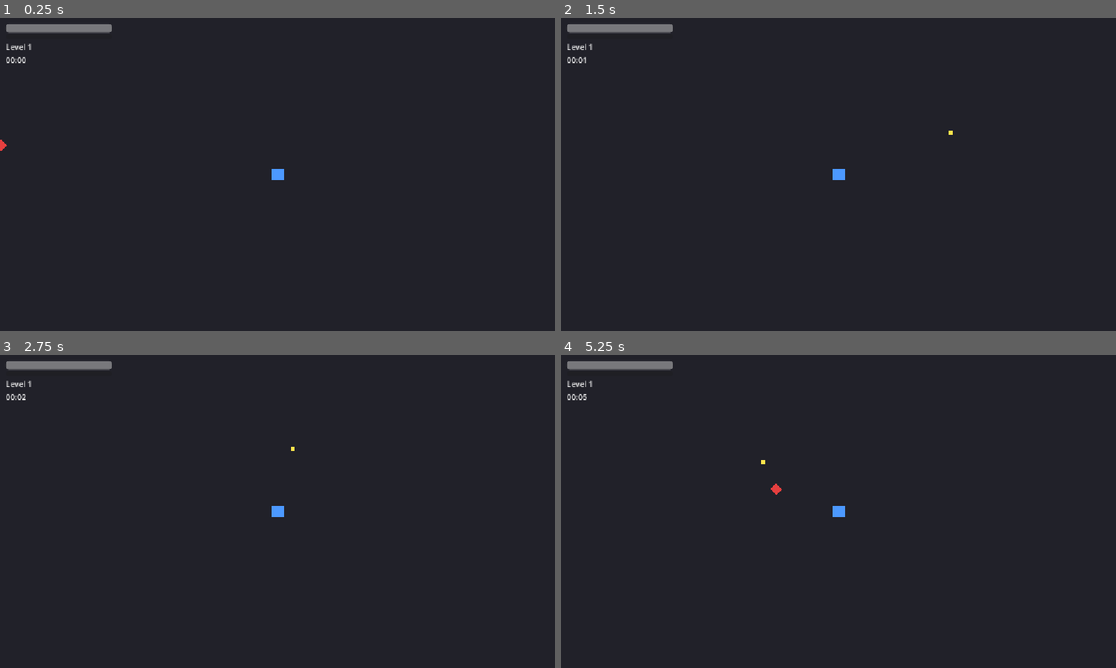
Above: before the commit, frames 1-4 (two rows, left to right).
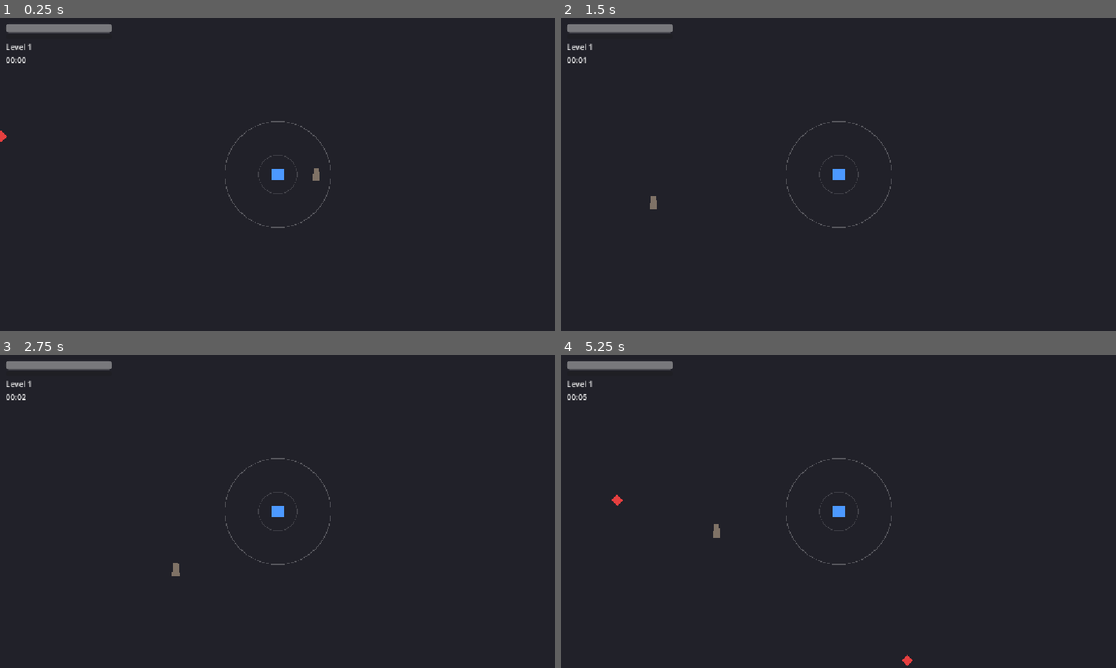
Above: after the commit, the same moments.

Repository: jmalcolmo/totem
Game: Godot game, scene res://scenes/main.tscn
Two runs of this game, one before a commit and one after it. Both use one fixed random seed, a clock stepped at 60 frames per second and the inputs below.
Inputs (mouse positions are in pixels of both pictures, inside the frame that each line leads up to):
- Up to frame 1 (0.25 s): no input
- Up to frame 2 (1.5 s): tap Enter at 0.5 s; move the mouse to (960, 158) at 0.52 s; hold D (move_right, bound only before the commit) 0.53-1.28 s; click (960, 158) at 0.6 s; tap Space at 1.25 s; move the mouse to (727, 190) at 1.27 s; hold S (move_down, bound only before the commit) from 1.28 s (still down); click (727, 190) at 1.35 s
- Up to frame 3 (2.75 s): move the mouse to (333, 442) at 2.02 s; release S (move_down, bound only before the commit) at 2.03 s; hold D (move_right, bound only before the commit) from 2.03 s (still down); click (333, 442) at 2.1 s
- Up to frame 4 (5.25 s): move the mouse to (810, 574) at 2.77 s; release D (move_right, bound only before the commit) at 2.78 s; hold W (move_up, bound only before the commit) 2.78-3.53 s; click (810, 574) at 2.85 s; move the mouse to (1005, 558) at 3.52 s; hold A (move_left, bound only before the commit) 3.53-5.03 s; click (1005, 558) at 3.6 s; move the mouse to (672, 464) at 4.27 s; click (672, 464) at 4.35 s; move the mouse to (866, 511) at 5.02 s; hold S (move_down, bound only before the commit) from 5.03 s (still down); click (866, 511) at 5.1 s

The runs differ from the first frame. In frame 1, 0.3% of the frame differs, in the area x 0-60%, y 32-68%; in frame 2, 0.2%; in frame 3, 0.2%; in frame 4, 0.4%, in the area x 9-64%, y 32-100%.

Commit message:
Replace free movement and auto-weapon with hop movement and totem combat
Hop movement (scripts/hop_movement.gd): aim distance from the player picks
idle / slow walk / hop via two concentric rings drawn around the player.
Hop distance scales with overshoot past the outer ring up to the move_speed
stat, direction locks at takeoff, and landings chain into the next hop with
no lag. Mouse and left-stick aim both supported (scripts/aim_input.gd).

Totem combat (scripts/totem.gd + scripts/totem_controller.gd): the totem is
the only damage source. Standing still in pickup range grabs it and starts
the charge-up — the player is locked and vulnerable while the aim arrow
grows. Releasing sends the totem flying and launches the player to the same
landing point. Placed totems autofire single-target shots at the nearest
enemy for 6 charges, then go inert until retrieved. attack_speed and
attack_damage stats now drive the totem; move_speed is max hop distance.

Base loop (spawning, HP, XP, leveling, upgrades) is unchanged. The old
weapon scene/script and WASD input actions are removed.

Co-Authored-By: Claude Fable 5 <noreply@anthropic.com>

Diff:
--- a/project.godot
+++ b/project.godot
@@ -14,7 +14,7 @@
 
 [application]
 
-config/name="jul3"
+config/name="totem"
 run/main_scene="res://scenes/main.tscn"
 config/features=PackedStringArray("4.7")
 
@@ -24,28 +24,10 @@
 
 [input]
 
-move_left={
+throw={
 "deadzone": 0.2,
-"events": [Object(InputEventKey,"resource_local_to_scene":false,"resource_name":"","device":-1,"window_id":0,"alt_pressed":false,"shift_pressed":false,"ctrl_pressed":false,"meta_pressed":false,"pressed":false,"keycode":0,"physical_keycode":65,"key_label":0,"unicode":97,"location":0,"echo":false,"script":null)
-, Object(InputEventKey,"resource_local_to_scene":false,"resource_name":"","device":-1,"window_id":0,"alt_pressed":false,"shift_pressed":false,"ctrl_pressed":false,"meta_pressed":false,"pressed":false,"keycode":4194319,"physical_keycode":0,"key_label":0,"unicode":0,"location":0,"echo":false,"script":null)
-]
-}
-move_right={
-"deadzone": 0.2,
-"events": [Object(InputEventKey,"resource_local_to_scene":false,"resource_name":"","device":-1,"window_id":0,"alt_pressed":false,"shift_pressed":false,"ctrl_pressed":false,"meta_pressed":false,"pressed":false,"keycode":0,"physical_keycode":68,"key_label":0,"unicode":100,"location":0,"echo":false,"script":null)
-, Object(InputEventKey,"resource_local_to_scene":false,"resource_name":"","device":-1,"window_id":0,"alt_pressed":false,"shift_pressed":false,"ctrl_pressed":false,"meta_pressed":false,"pressed":false,"keycode":4194321,"physical_keycode":0,"key_label":0,"unicode":0,"location":0,"echo":false,"script":null)
-]
-}
-move_up={
-"deadzone": 0.2,
-"events": [Object(InputEventKey,"resource_local_to_scene":false,"resource_name":"","device":-1,"window_id":0,"alt_pressed":false,"shift_pressed":false,"ctrl_pressed":false,"meta_pressed":false,"pressed":false,"keycode":0,"physical_keycode":87,"key_label":0,"unicode":119,"location":0,"echo":false,"script":null)
-, Object(InputEventKey,"resource_local_to_scene":false,"resource_name":"","device":-1,"window_id":0,"alt_pressed":false,"shift_pressed":false,"ctrl_pressed":false,"meta_pressed":false,"pressed":false,"keycode":4194320,"physical_keycode":0,"key_label":0,"unicode":0,"location":0,"echo":false,"script":null)
-]
-}
-move_down={
-"deadzone": 0.2,
-"events": [Object(InputEventKey,"resource_local_to_scene":false,"resource_name":"","device":-1,"window_id":0,"alt_pressed":false,"shift_pressed":false,"ctrl_pressed":false,"meta_pressed":false,"pressed":false,"keycode":0,"physical_keycode":83,"key_label":0,"unicode":115,"location":0,"echo":false,"script":null)
-, Object(InputEventKey,"resource_local_to_scene":false,"resource_name":"","device":-1,"window_id":0,"alt_pressed":false,"shift_pressed":false,"ctrl_pressed":false,"meta_pressed":false,"pressed":false,"keycode":4194322,"physical_keycode":0,"key_label":0,"unicode":0,"location":0,"echo":false,"script":null)
+"events": [Object(InputEventMouseButton,"resource_local_to_scene":false,"resource_name":"","device":-1,"window_id":0,"alt_pressed":false,"shift_pressed":false,"ctrl_pressed":false,"meta_pressed":false,"button_mask":0,"position":Vector2(0, 0),"global_position":Vector2(0, 0),"factor":1.0,"button_index":1,"canceled":false,"pressed":false,"double_click":false,"script":null)
+, Object(InputEventJoypadButton,"resource_local_to_scene":false,"resource_name":"","device":-1,"button_index":0,"pressure":0.0,"pressed":false,"script":null)
 ]
 }
 
--- a/scenes/main.tscn
+++ b/scenes/main.tscn
@@ -6,11 +6,15 @@
 [ext_resource type="PackedScene" path="res://scenes/enemy.tscn" id="4_enemy"]
 [ext_resource type="PackedScene" path="res://scenes/hud.tscn" id="5_hud"]
 [ext_resource type="PackedScene" path="res://scenes/upgrade_menu.tscn" id="6_upgrade_menu"]
+[ext_resource type="PackedScene" path="res://scenes/totem.tscn" id="7_totem"]
 
 [node name="Main" type="Node2D"]
 script = ExtResource("1_main")
 
 [node name="Player" parent="." instance=ExtResource("2_player")]
+
+[node name="Totem" parent="." instance=ExtResource("7_totem")]
+position = Vector2(80, 0)
 
 [node name="Projectiles" type="Node2D" parent="." groups=["projectile_container"]]
 
--- a/scenes/player.tscn
+++ b/scenes/player.tscn
@@ -1,7 +1,8 @@
-[gd_scene load_steps=4 format=3]
+[gd_scene load_steps=5 format=3]
 
 [ext_resource type="Script" path="res://scripts/player.gd" id="1_script"]
-[ext_resource type="PackedScene" path="res://scenes/weapon.tscn" id="2_weapon"]
+[ext_resource type="Script" path="res://scripts/hop_movement.gd" id="2_hop"]
+[ext_resource type="Script" path="res://scripts/totem_controller.gd" id="3_controller"]
 
 [sub_resource type="CircleShape2D" id="CircleShape2D_body"]
 radius = 12.0
@@ -19,6 +20,13 @@
 [node name="CollisionShape2D" type="CollisionShape2D" parent="."]
 shape = SubResource("CircleShape2D_body")
 
-[node name="Weapon" parent="." instance=ExtResource("2_weapon")]
+[node name="HopMovement" type="Node2D" parent="." node_paths=PackedStringArray("player")]
+script = ExtResource("2_hop")
+player = NodePath("..")
+
+[node name="TotemController" type="Node2D" parent="." node_paths=PackedStringArray("player", "hop_movement")]
+script = ExtResource("3_controller")
+player = NodePath("..")
+hop_movement = NodePath("../HopMovement")
 
 [node name="Camera2D" type="Camera2D" parent="."]
--- /dev/null
+++ b/scenes/totem.tscn
@@ -0,0 +1,19 @@
+[gd_scene load_steps=3 format=3]
+
+[ext_resource type="Script" path="res://scripts/totem.gd" id="1_script"]
+[ext_resource type="PackedScene" path="res://scenes/projectile.tscn" id="2_projectile"]
+
+[node name="Totem" type="Node2D"]
+script = ExtResource("1_script")
+projectile_scene = ExtResource("2_projectile")
+
+[node name="Visual" type="Polygon2D" parent="."]
+color = Color(0.95, 0.75, 0.2, 1)
+polygon = PackedVector2Array(-8, 14, 8, 14, 5, -14, -5, -14)
+
+[node name="ChargesLabel" type="Label" parent="."]
+offset_left = -20.0
+offset_top = -42.0
+offset_right = 20.0
+offset_bottom = -19.0
+horizontal_alignment = 1
--- a/scenes/weapon.tscn
+++ /dev/null
@@ -1,8 +0,0 @@
-[gd_scene load_steps=3 format=3]
-
-[ext_resource type="Script" path="res://scripts/weapon.gd" id="1_script"]
-[ext_resource type="PackedScene" path="res://scenes/projectile.tscn" id="2_projectile"]
-
-[node name="Weapon" type="Node2D"]
-script = ExtResource("1_script")
-projectile_scene = ExtResource("2_projectile")
--- /dev/null
+++ b/scripts/aim_input.gd
@@ -0,0 +1,28 @@
+class_name AimInput
+extends RefCounted
+
+## Shared cursor/stick aim reading for the hop and totem systems. A tilted
+## left stick acts as a virtual cursor offset from the player (full tilt =
+## STICK_RANGE_PX); otherwise the mouse cursor position is used.
+
+const STICK_DEVICE := 0
+const STICK_DEADZONE := 0.25
+## Full stick tilt maps to this many pixels of virtual cursor offset. Matches
+## the hop system's outer radius + max overshoot, so full tilt = max hop.
+const STICK_RANGE_PX := 310.0
+
+
+## Aim point as an offset in pixels from the given node (usually the player).
+static func aim_offset(from: Node2D) -> Vector2:
+	var stick := Vector2(
+		Input.get_joy_axis(STICK_DEVICE, JOY_AXIS_LEFT_X),
+		Input.get_joy_axis(STICK_DEVICE, JOY_AXIS_LEFT_Y)
+	)
+	if stick.length() > STICK_DEADZONE:
+		return stick.limit_length(1.0) * STICK_RANGE_PX
+	return from.get_global_mouse_position() - from.global_position
+
+
+static func aim_direction(from: Node2D) -> Vector2:
+	var offset := aim_offset(from)
+	return offset.normalized() if offset != Vector2.ZERO else Vector2.RIGHT
--- /dev/null
+++ b/scripts/hop_movement.gd
@@ -0,0 +1,99 @@
+class_name HopMovement
+extends Node2D
+
+## Hop-based movement driven by how far the aim point is from the player.
+## Aim inside the inner ring: stand still. Between the rings: capped slow
+## walk for fine adjustment. Past the outer ring: hop toward the aim, with
+## distance scaling by overshoot up to the move_speed stat. Direction locks
+## at takeoff and landing chains straight into the next hop (no landing lag).
+## No i-frames: the player can be hit mid-hop. Draws both rings for reference.
+## Combat only touches this system through launch_to().
+
+@export var player: Player
+
+@export var inner_radius := 40.0
+@export var outer_radius := 110.0
+## Aiming this many pixels past the outer ring gives the max-distance hop.
+@export var overshoot_for_max_hop := 200.0
+@export var min_hop_distance := 60.0
+@export var hop_duration := 0.35
+@export var walk_speed := 70.0
+## Matches Totem.flight_duration so player and totem land together on a throw.
+@export var launch_duration := 0.3
+
+enum State { GROUNDED, HOPPING, LAUNCHING }
+
+var _state := State.GROUNDED
+var _air_velocity := Vector2.ZERO
+var _air_time_left := 0.0
+
+
+func is_grounded() -> bool:
+	return _state == State.GROUNDED
+
+
+## True when standing still (grounded, not walking, not charge-locked by an
+## external system) — the state required to pick up the totem.
+func is_stationary() -> bool:
+	return _state == State.GROUNDED and player.velocity == Vector2.ZERO
+
+
+## Max hop distance in pixels; this is what the move speed stat now controls.
+func max_hop_distance() -> float:
+	return player.stats.move_speed
+
+
+## Throw launch: pulls the player to `point` alongside the flying totem.
+## Replaces a hop for that movement beat; no steering mid-flight.
+func launch_to(point: Vector2) -> void:
+	_state = State.LAUNCHING
+	_air_time_left = launch_duration
+	_air_velocity = (point - player.global_position) / launch_duration
+
+
+func _physics_process(delta: float) -> void:
+	match _state:
+		State.GROUNDED:
+			_process_grounded()
+		State.HOPPING, State.LAUNCHING:
+			_process_airborne(delta)
+			if _state == State.GROUNDED:
+				_process_grounded() # no landing lag: next hop can start this frame
+	queue_redraw()
+
+
+func _process_grounded() -> void:
+	if player.control_locked:
+		player.velocity = Vector2.ZERO
+		return
+	var aim := AimInput.aim_offset(player)
+	var aim_length := aim.length()
+	if aim_length <= inner_radius:
+		player.velocity = Vector2.ZERO
+	elif aim_length <= outer_radius:
+		player.velocity = aim.normalized() * walk_speed
+		player.move_and_slide()
+	else:
+		_start_hop(aim.normalized(), aim_length - outer_radius)
+
+
+func _start_hop(direction: Vector2, overshoot: float) -> void:
+	var t := clampf(overshoot / overshoot_for_max_hop, 0.0, 1.0)
+	var distance := lerpf(min_hop_distance, max_hop_distance(), t)
+	_state = State.HOPPING
+	_air_time_left = hop_duration
+	_air_velocity = direction * (distance / hop_duration)
+
+
+func _process_airborne(delta: float) -> void:
+	player.velocity = _air_velocity
+	player.move_and_slide()
+	_air_time_left -= delta
+	if _air_time_left <= 0.0:
+		_state = State.GROUNDED
+		player.velocity = Vector2.ZERO
+
+
+func _draw() -> void:
+	draw_arc(Vector2.ZERO, inner_radius, 0.0, TAU, 48, Color(1, 1, 1, 0.15), 1.5)
+	draw_arc(Vector2.ZERO, outer_radius, 0.0, TAU, 64, Color(1, 1, 1, 0.25), 1.5)
--- a/scripts/main.gd
+++ b/scripts/main.gd
@@ -10,6 +10,8 @@
 var _choosing := false
 
 @onready var player: Player = $Player
+@onready var totem: Totem = $Totem
+@onready var totem_controller: TotemController = $Player/TotemController
 @onready var spawner: EnemySpawner = $EnemySpawner
 @onready var pickups: Node2D = $Pickups
 @onready var hud: CanvasLayer = $HUD
@@ -19,6 +21,9 @@
 
 func _ready() -> void:
 	hud.setup(player)
+	totem.stats = player.stats
+	totem.enemy_container = $Enemies
+	totem_controller.totem = totem
 	player.leveled_up.connect(_on_player_leveled_up)
 	player.died.connect(_on_player_died)
 	spawner.enemy_spawned.connect(_on_enemy_spawned)
--- a/scripts/player.gd
+++ b/scripts/player.gd
@@ -1,5 +1,8 @@
 class_name Player
 extends CharacterBody2D
+
+## HP/XP/level owner. Movement lives in the HopMovement child node and all
+## damage output lives in the totem system — the player has no attack.
 
 signal health_changed(current: float, max_hp: float)
 signal xp_changed(xp: int, xp_required: int)
@@ -12,25 +15,22 @@
 var level: int = 1
 var xp: int = 0
 
+## Set by TotemController during the throw charge-up; HopMovement reads it and
+## holds the player in place. This is the game's only vulnerability window.
+var control_locked := false
+
 var _dead := false
-
-@onready var weapon: Weapon = $Weapon
 
 
 func _ready() -> void:
 	if stats == null:
 		stats = PlayerStats.new()
 	hp = stats.max_hp
-	weapon.stats = stats
 	health_changed.emit(hp, stats.max_hp)
 	xp_changed.emit(xp, xp_required())
 
 
 func _physics_process(delta: float) -> void:
-	var input_dir := Input.get_vector("move_left", "move_right", "move_up", "move_down")
-	velocity = input_dir * stats.move_speed
-	move_and_slide()
-
 	if stats.hp_regen > 0.0 and hp < stats.max_hp and not _dead:
 		hp = minf(hp + stats.hp_regen * delta, stats.max_hp)
 		health_changed.emit(hp, stats.max_hp)
--- a/scripts/player_stats.gd
+++ b/scripts/player_stats.gd
@@ -2,14 +2,17 @@
 extends Resource
 
 ## Mutable run-time stats for the player. Upgrades modify these directly;
-## systems (player, weapon) read them live so changes apply immediately.
+## systems (hop movement, totem) read them live so changes apply immediately.
 
-@export var move_speed: float = 220.0
+@export var move_speed: float = 220.0 # max hop distance in pixels
 @export var max_hp: float = 100.0
 @export var hp_regen: float = 0.0 # HP per second
 @export var armor: float = 0.0 # flat damage reduction per hit (min 1 damage taken)
-@export var attack_damage: float = 10.0
-@export var attack_speed: float = 1.25 # shots per second
+@export var attack_damage: float = 10.0 # totem damage per shot
+@export var attack_speed: float = 1.25 # totem shots per second
+## Max throw distance in pixels at full charge.
+## TODO: expose as an upgrade in UpgradePool when throw-distance augments land.
+@export var throw_distance: float = 320.0
 
 
 func attack_interval() -> float:
--- /dev/null
+++ b/scripts/totem.gd
@@ -0,0 +1,126 @@
+class_name Totem
+extends Node2D
+
+## The run's only damage source. Lifecycle: INERT (retrievable on the ground)
+## -> HELD (by the player, hidden, during charge-up) -> FLYING (to the throw
+## point) -> ACTIVE (autofires at the nearest enemy until charges run out)
+## -> INERT again at its landing spot. It never auto-recalls; the player must
+## come back for it. Single target only — AOE/chaining/multiple totems are
+## future augments and intentionally not supported here.
+
+@export var projectile_scene: PackedScene
+## Shots fired per placement before the totem goes inert.
+@export var max_charges := 6
+## The player must be stationary within this range (pixels) to pick it up.
+@export var pickup_range := 48.0
+## Matches HopMovement.launch_duration so player and totem land together.
+@export var flight_duration := 0.3
+
+enum State { INERT, HELD, FLYING, ACTIVE }
+
+## Set by Main. Fire rate and damage come from attack_speed / attack_damage.
+var stats: PlayerStats
+## Set by Main; searched for the nearest enemy when firing.
+var enemy_container: Node2D
+
+var state := State.INERT
+var charges := 0
+
+var _cooldown := 0.0
+var _fly_target := Vector2.ZERO
+var _fly_velocity := Vector2.ZERO
+var _fly_time_left := 0.0
+
+@onready var visual: Polygon2D = $Visual
+@onready var charges_label: Label = $ChargesLabel
+
+
+func _ready() -> void:
+	_update_appearance()
+
+
+func can_pick_up(body: Node2D) -> bool:
+	return state == State.INERT \
+		and body.global_position.distance_to(global_position) <= pickup_range
+
+
+func hold(holder: Node2D) -> void:
+	global_position = holder.global_position
+	state = State.HELD
+	_update_appearance()
+
+
+func fly_to(point: Vector2) -> void:
+	_fly_target = point
+	_fly_time_left = flight_duration
+	_fly_velocity = (point - global_position) / flight_duration
+	state = State.FLYING
+	_update_appearance()
+
+
+func _physics_process(delta: float) -> void:
+	match state:
+		State.FLYING:
+			global_position += _fly_velocity * delta
+			_fly_time_left -= delta
+			if _fly_time_left <= 0.0:
+				global_position = _fly_target
+				_activate()
+		State.ACTIVE:
+			_cooldown -= delta
+			if _cooldown <= 0.0:
+				_try_fire()
+
+
+func _activate() -> void:
+	state = State.ACTIVE
+	charges = max_charges
+	_cooldown = 0.0
+	_update_appearance()
+
+
+func _try_fire() -> void:
+	var target := _nearest_enemy()
+	if target == null:
+		return # no enemy yet — keep the charge and retry next frame
+
+	var projectile: Projectile = projectile_scene.instantiate()
+	var container := get_tree().get_first_node_in_group("projectile_container")
+	if container == null:
+		container = get_tree().current_scene
+	container.add_child(projectile)
+	projectile.global_position = global_position
+	projectile.direction = global_position.direction_to(target.global_position)
+	projectile.damage = stats.attack_damage
+
+	_cooldown = stats.attack_interval()
+	charges -= 1
+	if charges <= 0:
+		state = State.INERT
+	_update_appearance()
+
+
+func _nearest_enemy() -> Node2D:
+	var nearest: Node2D = null
+	var nearest_distance := INF
+	for child in enemy_container.get_children():
+		if child is Enemy:
+			var d: float = global_position.distance_squared_to(child.global_position)
+			if d < nearest_distance:
+				nearest_distance = d
+				nearest = child
+	return nearest
+
+
+func _update_appearance() -> void:
+	visible = state != State.HELD
+	match state:
+		State.INERT:
+			visual.color = Color(0.5, 0.45, 0.4)
+			charges_label.text = ""
+		State.FLYING:
+			visual.color = Color(0.95, 0.75, 0.2)
+			charges_label.text = ""
+		State.ACTIVE:
+			visual.color = Color(0.95, 0.75, 0.2)
+			charges_label.text = str(charges)
--- /dev/null
+++ b/scripts/totem_controller.gd
@@ -0,0 +1,74 @@
+class_name TotemController
+extends Node2D
+
+## Player-side half of the totem system. Picks the totem up automatically when
+## the player stands still inside its pickup range, then runs the charge-up:
+## the player is locked in place and fully vulnerable (the game's only
+## vulnerability window by design) while the aim arrow grows toward the cursor.
+## Pressing "throw" releases: the totem flies to the arrow tip and the player
+## is launched to the same landing point via HopMovement (its one contact
+## point with the movement system).
+
+@export var player: Player
+@export var hop_movement: HopMovement
+## Time for the aim arrow to grow from min to max throw distance.
+@export var charge_time_to_max := 1.2
+@export var min_throw_distance := 80.0
+
+## Set by Main.
+var totem: Totem
+
+var _charging := false
+var _charge_time := 0.0
+
+
+func _physics_process(delta: float) -> void:
+	if _charging:
+		_process_charge(delta)
+	else:
+		_try_pickup()
+	queue_redraw()
+
+
+func _try_pickup() -> void:
+	if totem == null or not hop_movement.is_stationary():
+		return
+	if totem.can_pick_up(player):
+		totem.hold(player)
+		player.control_locked = true
+		_charging = true
+		_charge_time = 0.0
+
+
+func _process_charge(delta: float) -> void:
+	_charge_time += delta
+	if Input.is_action_just_pressed("throw"):
+		_release()
+
+
+func throw_distance_now() -> float:
+	var t := clampf(_charge_time / charge_time_to_max, 0.0, 1.0)
+	return lerpf(min_throw_distance, player.stats.throw_distance, t)
+
+
+func _release() -> void:
+	var target := player.global_position \
+		+ AimInput.aim_direction(player) * throw_distance_now()
+	totem.fly_to(target)
+	hop_movement.launch_to(target)
+	player.control_locked = false
+	_charging = false
+
+
+func _draw() -> void:
+	if not _charging:
+		return
+	var direction := AimInput.aim_direction(player)
+	var tip := direction * throw_distance_now()
+	var color := Color(0.95, 0.75, 0.2, 0.9)
+	draw_line(Vector2.ZERO, tip, color, 2.0)
+	var side := direction.orthogonal() * 6.0
+	draw_polygon(
+		PackedVector2Array([tip + direction * 12.0, tip + side, tip - side]),
+		PackedColorArray([color])
+	)
--- a/scripts/upgrade_pool.gd
+++ b/scripts/upgrade_pool.gd
@@ -6,11 +6,11 @@
 ## handling the id in apply().
 
 const UPGRADES: Array[Dictionary] = [
-	{"id": "attack_speed", "name": "Attack Speed", "description": "+15% attack speed"},
-	{"id": "attack_damage", "name": "Attack Damage", "description": "+5 attack damage"},
+	{"id": "attack_speed", "name": "Totem Fire Rate", "description": "+15% totem fire rate"},
+	{"id": "attack_damage", "name": "Totem Damage", "description": "+5 totem damage per shot"},
 	{"id": "max_hp", "name": "Max HP", "description": "+20 max HP (heals 20)"},
 	{"id": "hp_regen", "name": "HP Regen", "description": "+1 HP per second"},
-	{"id": "move_speed", "name": "Move Speed", "description": "+10% move speed"},
+	{"id": "move_speed", "name": "Hop Distance", "description": "+10% max hop distance"},
 	{"id": "armor", "name": "Armor", "description": "+1 armor (flat damage reduction)"},
 ]
 
--- a/scripts/weapon.gd
+++ /dev/null
@@ -1,36 +0,0 @@
-class_name Weapon
-extends Node2D
-
-## Base auto-firing weapon: fires a projectile toward the mouse cursor at an
-## interval driven by the owner's PlayerStats. A second weapon can be added by
-## instancing another scene with its own script that also reads `stats`.
-
-@export var projectile_scene: PackedScene
-
-var stats: PlayerStats
-
-var _cooldown := 0.0
-
-
-func _process(delta: float) -> void:
-	if stats == null:
-		return
-	_cooldown -= delta
-	if _cooldown <= 0.0:
-		_fire()
-		_cooldown = stats.attack_interval()
-
-
-func _fire() -> void:
-	var direction := global_position.direction_to(get_global_mouse_position())
-	if direction == Vector2.ZERO:
-		direction = Vector2.RIGHT
-
-	var projectile: Projectile = projectile_scene.instantiate()
-	var container := get_tree().get_first_node_in_group("projectile_container")
-	if container == null:
-		container = get_tree().current_scene
-	container.add_child(projectile)
-	projectile.global_position = global_position
-	projectile.direction = direction
-	projectile.damage = stats.attack_damage
Not shown: 1 places in scenes/main.tscn that only renumber resources
Not shown, removed: scripts/weapon.gd.uid
